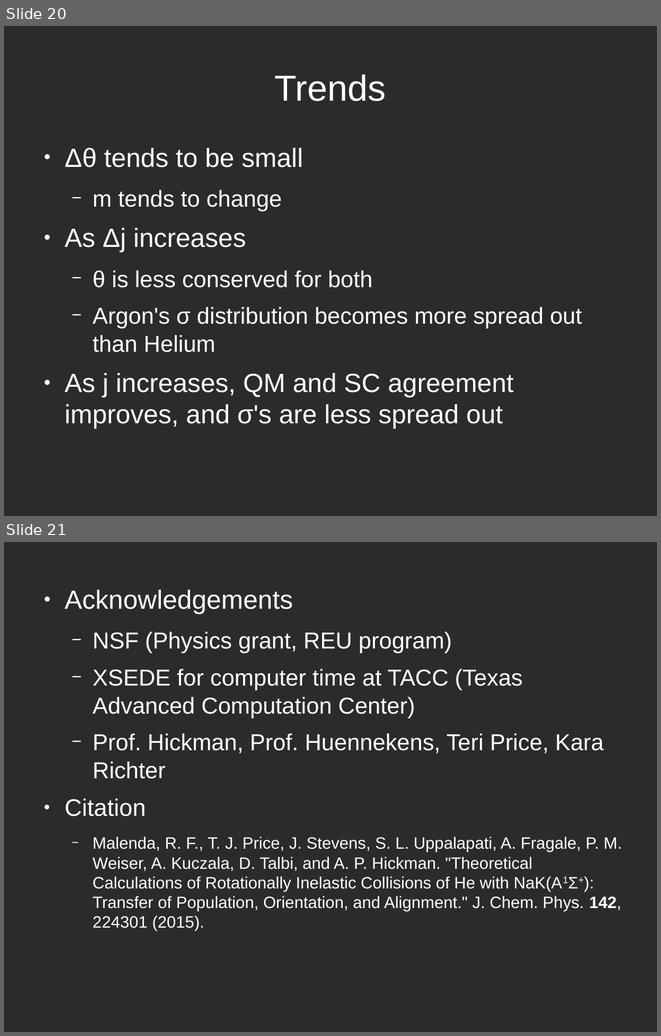
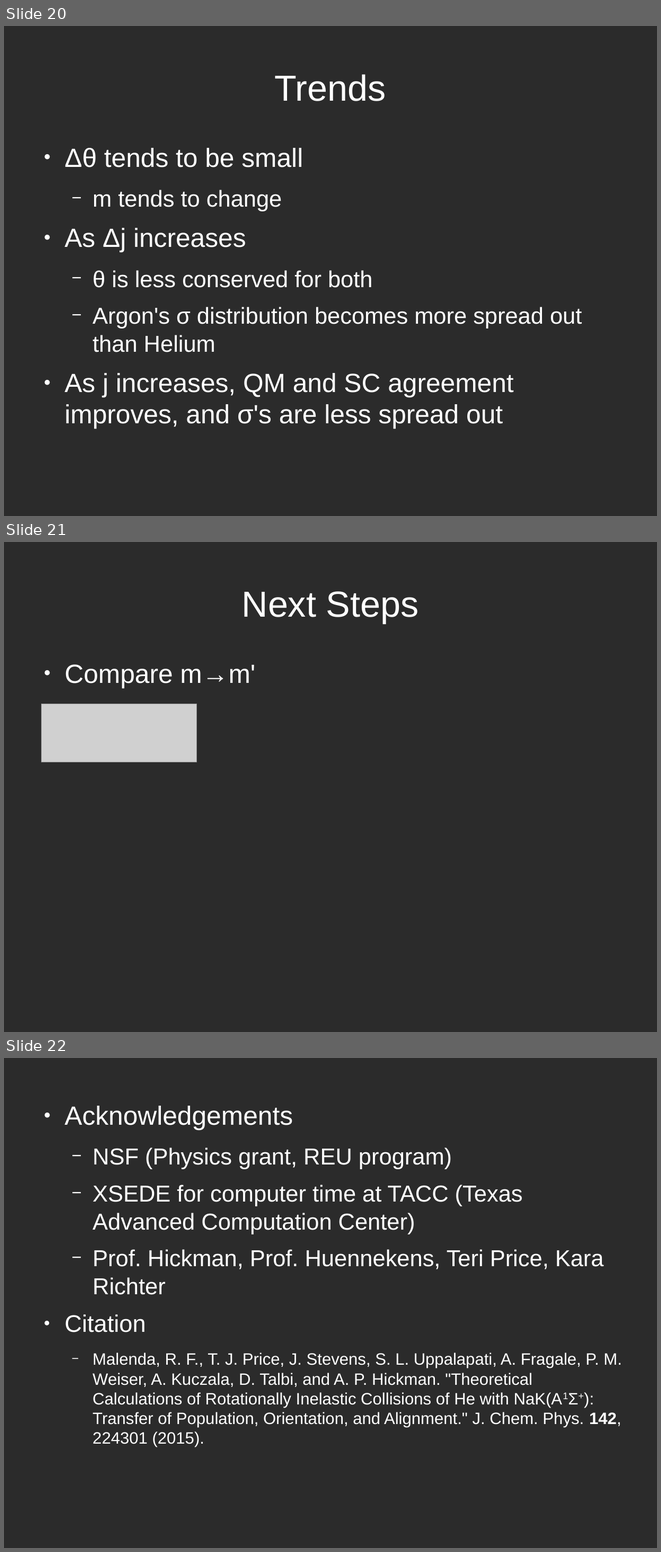
Before and after one commit to atowneND/HeNaK_Collisions, a slide deck: Presentation.odp. Shown one above the other, each under a label of ours: slides 20 and 21 before the commit, slides 20, 21 and 22 after it. The pictures are 661x1036 and 661x1552 pixels, drawn with LibreOffice and Linux fonts; fonts in the diff are those of the drawing; grey boxes stand for pictures; background and template pictures are left out; a plain dark background stands for a picture behind light text. Boxes give left, top, right and bottom in pixels: in the first picture for what was removed or moved away, otherwise in the second. Text is boxed around its words. In the diff, an @@ line names an element or a change of style, - is before the commit and + after.

Commit message:
started next steps slide

```diff
--- a/Presentation.odp
+++ b/Presentation.odp
@@ slide 21 added at (4,542,657,1032), background picture (left out) @@
@@ title added at (242,591,419,624), 44 pt, text #FFFFFF @@
+Next Steps
@@ text added at (64,664,255,688), 32 pt, text #FFFFFF @@
+● Compare m→m'
@@ picture added at (41,704,196,762) @@
@@ what was slide 21 is now slide 22 @@
```
